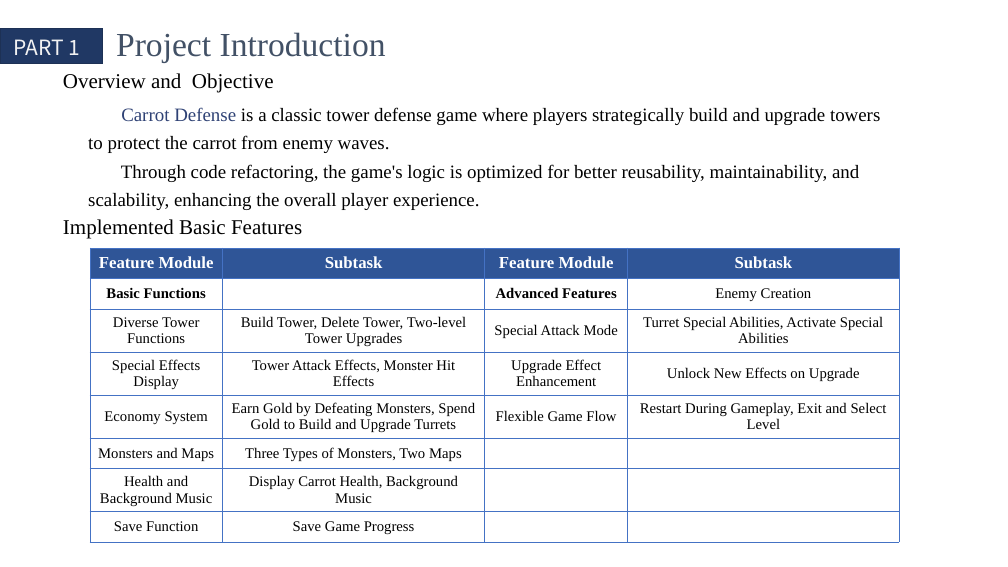
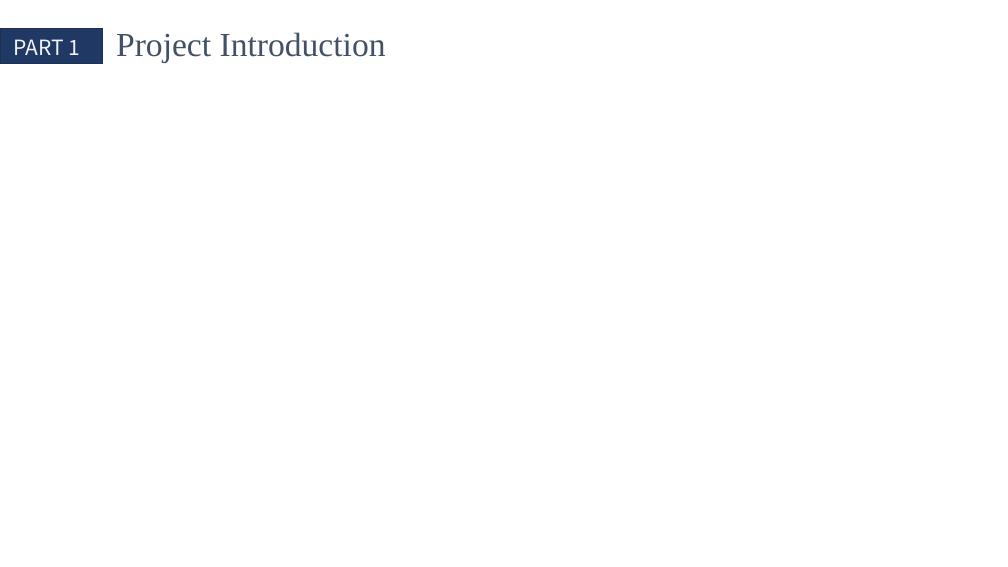
Before and after one commit to QinCheng0928/Cocos2d, a slide deck: slide 3 of 文档/DesignPattern.pptx. Drawn at 1008x567 pixels with LibreOffice and Linux fonts; fonts in the diff are those of the drawing. Boxes give left, top, right and bottom in pixels: in the first picture for what was removed or moved away, otherwise in the second. Text is boxed around its words. In the diff, an @@ line names an element or a change of style, - is before the commit and + after.

```diff
--- a/文档/DesignPattern.pptx
+++ b/文档/DesignPattern.pptx
@@ text removed at (63,73,274,93) @@
-Overview and Objective
@@ text removed at (88,107,880,210) @@
-Carrot Defense is a classic tower defense game where players strategically build and upgrade towers to protect the carrot from enemy waves.
-Through code refactoring, the game's logic is optimized for better reusability, maintainability, and scalability, enhancing the overall player experience.
@@ text removed at (63,219,302,238) @@
-Implemented Basic Features
@@ table removed at (90,248,899,542), 8 rows, 4 columns @@
-Feature Module | Subtask | Feature Module | Subtask
-Basic Functions |  | Advanced Features | Enemy Creation
-Diverse Tower Functions | Build Tower, Delete Tower, Two-level Tower Upgrades | Special Attack Mode | Turret Special Abilities, Activate Special Abilities
-Special Effects Display | Tower Attack Effects, Monster Hit Effects | Upgrade Effect Enhancement | Unlock New Effects on Upgrade
-Economy System | Earn Gold by Defeating Monsters, Spend Gold to Build and Upgrade Turrets | Flexible Game Flow | Restart During Gameplay, Exit and Select Level
-Monsters and Maps | Three Types of Monsters, Two Maps |  | 
-Health and Background Music | Display Carrot Health, Background Music |  | 
-Save Function | Save Game Progress |  | 
```
Also in this commit, not shown: 3 other slides changed, 1 slide removed, 5 other files.
